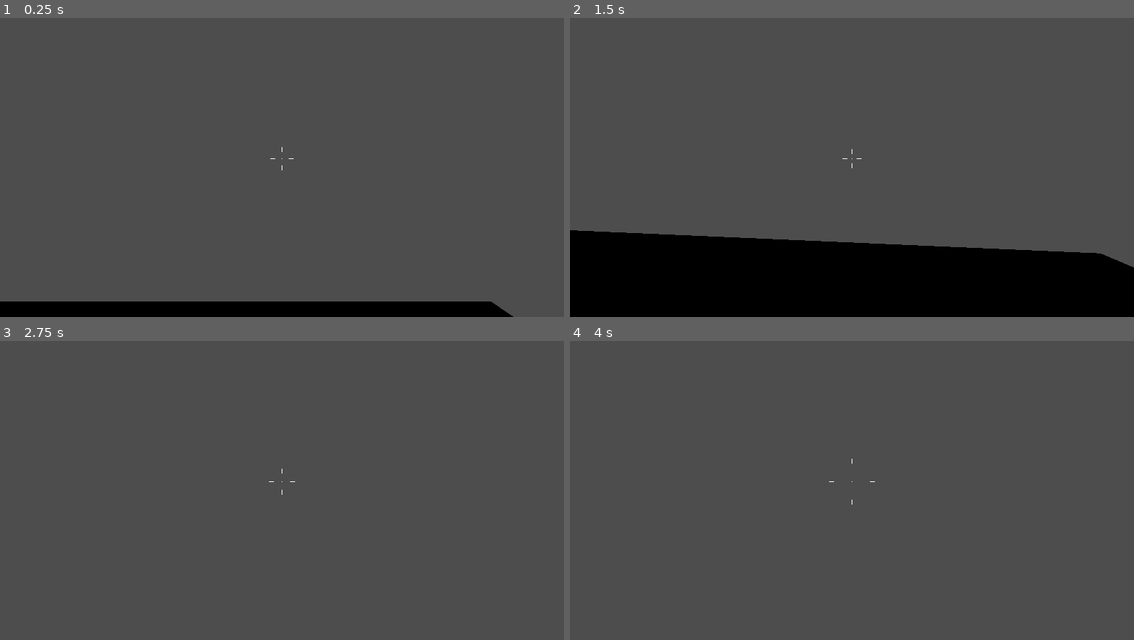
Above: before the commit, frames 1-4 (two rows, left to right).
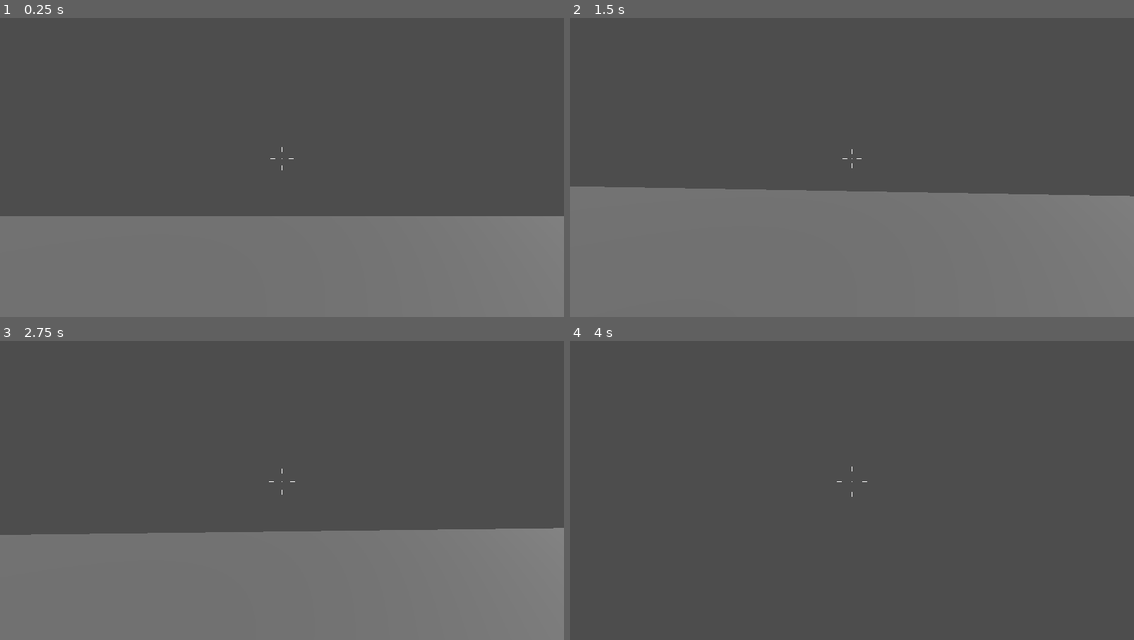
Above: after the commit, the same moments.

Repository: patator62180/LeGrenierDuMal
Game: Godot game, scene res://main.tscn
Two runs of this game, one before a commit and one after it. Both use one fixed random seed, a clock stepped at 60 frames per second and the inputs below.
Inputs (mouse positions are in pixels of both pictures, inside the frame that each line leads up to):
- Up to frame 1 (0.25 s): no input
- Up to frame 2 (1.5 s): tap Enter (ui_accept) at 0.5, 0.77 s; move the mouse to (880, 158) at 0.52 s; hold Up (ui_up) from 0.53 s (still down); tap Ctrl (crouch) at 0.6 s; click (880, 158) at 0.67 s; move the mouse to (823, 158) at 1.27 s; tap Shift (sprint) at 1.35 s; click (823, 158) at 1.42 s
- Up to frame 3 (2.75 s): keep holding Up (ui_up); tap Enter (ui_accept) at 1.52 s; move the mouse to (293, 475) at 2.02 s; tap Ctrl (crouch) at 2.1 s; click (293, 475) at 2.17 s
- Up to frame 4 (4 s): keep holding Up (ui_up); tap Enter (ui_accept) at 2.75, 3.02, 3.77 s; move the mouse to (846, 487) at 2.77 s; tap Shift (sprint) at 2.85 s; click (846, 487) at 2.92 s; move the mouse to (891, 484) at 3.52 s; tap Ctrl (crouch) at 3.6 s; click (891, 484) at 3.67 s

The runs differ from the first frame. In frame 1, 34% of the frame differs, in the area x 0-100%, y 66-100%; in frame 2, 42%, in the area x 0-100%, y 56-100%; in frame 3, 36%; in frame 4, less than 0.1%.

Commit message:
picker script

Diff:
--- a/main.tscn
+++ b/main.tscn
@@ -1,22 +1,46 @@
-[gd_scene load_steps=4 format=3 uid="uid://srcm6edfpyg2"]
+[gd_scene load_steps=7 format=3 uid="uid://srcm6edfpyg2"]
 
 [ext_resource type="PackedScene" uid="uid://cc1m2a1obsyn4" path="res://addons/fpc/character.tscn" id="1_ig7tw"]
+[ext_resource type="PackedScene" uid="uid://b3njdfw5ehyqs" path="res://scenes/picker/picker.tscn" id="2_0xm2m"]
 
 [sub_resource type="BoxShape3D" id="BoxShape3D_0xm2m"]
-size = Vector3(10, 0.1, 10)
+size = Vector3(20.22, 0.1, 32.84)
 
 [sub_resource type="BoxMesh" id="BoxMesh_h2yge"]
-size = Vector3(10, 0.1, 10)
+size = Vector3(20.22, 0.1, 32.84)
+
+[sub_resource type="BoxShape3D" id="BoxShape3D_ig7tw"]
+size = Vector3(4.635, 0.22, 1)
+
+[sub_resource type="BoxMesh" id="BoxMesh_0xm2m"]
+size = Vector3(4.635, 0.22, 1)
 
 [node name="Node3D" type="Node3D"]
+
+[node name="Picker" parent="." instance=ExtResource("2_0xm2m")]
 
 [node name="StaticBody3D" type="StaticBody3D" parent="."]
 
 [node name="CollisionShape3D" type="CollisionShape3D" parent="StaticBody3D"]
 shape = SubResource("BoxShape3D_0xm2m")
 
-[node name="MeshInstance3D" type="MeshInstance3D" parent="."]
+[node name="MeshInstance3D" type="MeshInstance3D" parent="StaticBody3D"]
 mesh = SubResource("BoxMesh_h2yge")
+skeleton = NodePath("../..")
 
 [node name="Character" parent="." instance=ExtResource("1_ig7tw")]
 transform = Transform3D(-4.37114e-08, 0, -1, 0, 1, 0, 1, 0, -4.37114e-08, 1.57382, 1.24414, 1.53866)
+platform_floor_layers = 4294967293
+
+[node name="Plank" type="RigidBody3D" parent="."]
+transform = Transform3D(1, 0, 0, 0, 1, 0, 0, 0, 1, 0.175, 0.865, -3.2)
+collision_layer = 2
+
+[node name="CollisionShape3D" type="CollisionShape3D" parent="Plank"]
+shape = SubResource("BoxShape3D_ig7tw")
+
+[node name="MeshInstance3D" type="MeshInstance3D" parent="Plank"]
+mesh = SubResource("BoxMesh_0xm2m")
+
+[node name="DirectionalLight3D" type="DirectionalLight3D" parent="."]
+transform = Transform3D(1, 0, 0, 0, 0.823919, 0.566708, 0, -0.566708, 0.823919, 0, 3.45011, 0)
--- /dev/null
+++ b/scenes/picker/picker.gd
@@ -0,0 +1,57 @@
+extends CharacterBody3D
+
+const RAY_LENGTH = 1000
+
+class FocusedObject:
+    var contact: Vector3
+    var object: RigidBody3D
+    var dragging: bool
+
+    func _init(result: Dictionary):
+        contact = result['position']
+        object = result['collider']
+        dragging = false
+
+@onready var _camera: Camera3D = get_viewport().get_camera_3d()
+@onready var _joint: PinJoint3D = $PinJoint3D
+
+var _focused_object: FocusedObject = null
+
+func _physics_process(delta):
+    var mousepos = get_viewport().get_mouse_position()
+    var space_state = get_world_3d().direct_space_state
+    var origin = _camera.project_ray_origin(mousepos)
+    var end = origin + _camera.project_ray_normal(mousepos) * RAY_LENGTH
+
+    if _focused_object == null or not _focused_object.dragging:
+        var query = PhysicsRayQueryParameters3D.create(origin, end, 2)
+        query.collide_with_areas = false
+        query.collide_with_bodies = true
+
+        var result: Dictionary = space_state.intersect_ray(query)
+
+        _focused_object = FocusedObject.new(result) if result.size() > 0 else null
+
+    if _focused_object != null and _focused_object.dragging:
+        self.look_at(_camera.position)
+        var query = PhysicsRayQueryParameters3D.create(origin, end)
+        query.collide_with_areas = true
+        query.collide_with_bodies = false
+
+        var result: Dictionary = space_state.intersect_ray(query)
+
+        if result.size() > 0:
+            global_position.y = result['position'].y
+
+
+func _process(delta):
+    if _focused_object != null:
+        if not _focused_object.dragging and Input.is_mouse_button_pressed(MOUSE_BUTTON_LEFT):
+            self.global_position = _focused_object.contact
+            _focused_object.dragging = true
+            _joint.set_node_a(self.get_path())
+            _joint.set_node_b(_focused_object.object.get_path())
+        elif _focused_object.dragging and not Input.is_mouse_button_pressed(MOUSE_BUTTON_LEFT):
+            _focused_object.dragging = false
+            _joint.set_node_a(NodePath(""))
+            _joint.set_node_b(NodePath(""))
--- /dev/null
+++ b/scenes/picker/picker.tscn
@@ -0,0 +1,25 @@
+[gd_scene load_steps=4 format=3 uid="uid://b3njdfw5ehyqs"]
+
+[ext_resource type="Script" uid="uid://dd0srqqbvijy0" path="res://scenes/picker/picker.gd" id="1_a6xgo"]
+
+[sub_resource type="CapsuleShape3D" id="CapsuleShape3D_a6xgo"]
+
+[sub_resource type="BoxShape3D" id="BoxShape3D_a6xgo"]
+size = Vector3(7.085, 6.57, 0.155)
+
+[node name="Picker" type="CharacterBody3D"]
+collision_layer = 0
+collision_mask = 0
+platform_on_leave = 2
+script = ExtResource("1_a6xgo")
+
+[node name="CollisionShape3D" type="CollisionShape3D" parent="."]
+shape = SubResource("CapsuleShape3D_a6xgo")
+
+[node name="PinJoint3D" type="PinJoint3D" parent="."]
+params/bias = 0.99
+
+[node name="Area3D" type="Area3D" parent="."]
+
+[node name="CollisionShape3D" type="CollisionShape3D" parent="Area3D"]
+shape = SubResource("BoxShape3D_a6xgo")
Not shown, added: scenes/picker/picker.gd.uid
